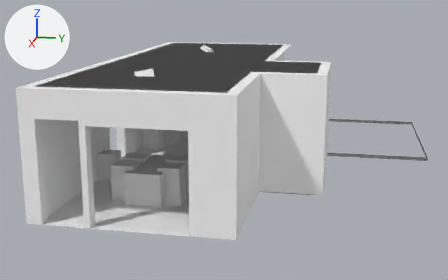
The glTF model dataset/1ad74b11-777a-4610-a249-7c5e044a0f01_LivingDiningRoom-10290/scene_bbox.glb as it was, and as the next commit left it.
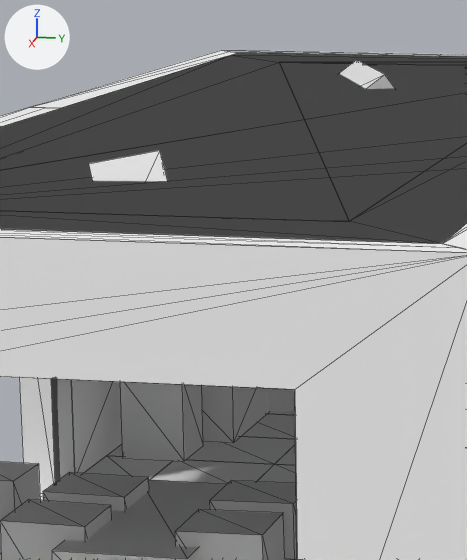
Each version is shown whole from a camera (50 mm lens) standing at (15.33, 4.36, 4.69) and looking at (-1.03, 1.09, 0.6), then close up on the part from 25% to 52% of the width and 10% to 63% of the height. The axes (+X, +Y, +Z) are drawn at upper left. The lights are the same throughout. The last two pictures show the newer version. The close-ups show mesh edges as thin lines. Where no turn or scale is listed for an object, it has been applied to the vertices.

The scene before the commit, as lines of its bpy script (objects in view):
```python
me_geometry_60 = bpy.data.meshes.new('geometry_60')
me_geometry_60.from_pydata(...)  # 12 vertices, 10 faces; spans x 4.41, y -1.94..2.41, z 0.0..2.8
me_geometry_60.materials.append(mat_defaultmaterial_060)
me_geometry_88 = bpy.data.meshes.new('geometry_88')
me_geometry_88.from_pydata(...)  # 8 vertices, 12 faces; spans x -4.45..-2.68, y -0.95..0.86, z 1.5..2.91
me_geometry_89 = bpy.data.meshes.new('geometry_89')
me_geometry_89.from_pydata(...)  # 8 vertices, 12 faces; spans x 1.595..2.913, y -0.337..0.432, z 1.624..2.95
ob_pendant_lamp_05093e55_7e29_56b2_be0d_c03878466c6c = bpy.data.objects.new('Pendant_Lamp_05093e55-7e29-56b2-be0d-c03878466c6c', me_geometry_89)
ob_pendant_lamp_05093e55_7e29_56b2_be0d_c03878466c6c.location = (0.0, 0.0, 0.0)
ob_pendant_lamp_90d98c64_06ca_59c1_b7bd_ee775ef1b0a5 = bpy.data.objects.new('Pendant_Lamp_90d98c64-06ca-59c1-b7bd-ee775ef1b0a5', me_geometry_88)
ob_pendant_lamp_90d98c64_06ca_59c1_b7bd_ee775ef1b0a5.location = (0.0, 0.0, 0.0)
ob_wallouter_20211590998297654_0 = bpy.data.objects.new('WallOuter_20211590998297654/0', me_geometry_60)
ob_wallouter_20211590998297654_0.location = (0.0, 0.0, 0.0)
# also in view: 'Floor_102901590998297418/0' at (-0.87, 0.87, 0.0); 'Three_Seat_Multi_person_sofa_c442c7fc-4f15-5390-8ee0-4acac10f6561' at (-3.54, -1.27, 0.43); 'Dining_Chair_87bff490-6144-551b-a858-055b0d400707' at (1.86, -0.45, 0.42); 'WallInner_27401590998296344/0' at (-3.54, -1.7, 1.4); 'Corner_Side_Table_39413920-013f-5123-8fb3-350bd6e0b46c' at (1.01, -1.47, 0.33)
```
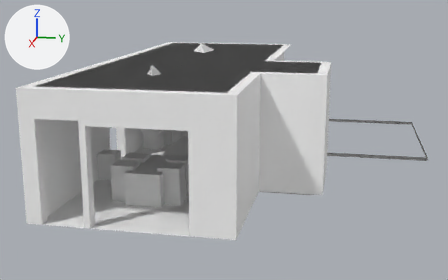
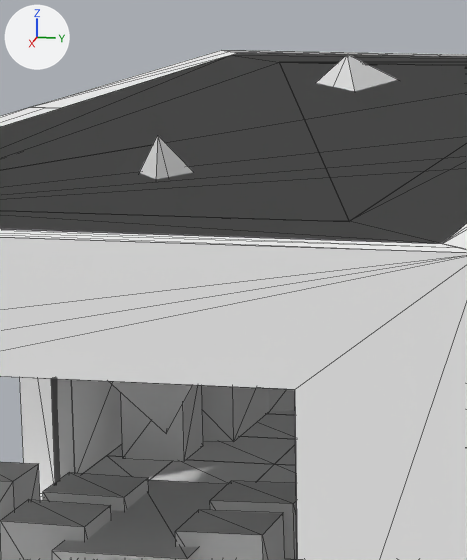
Where the newer file only moved an object's origin or applied its transform, the numbers keep the older frame.

Boxes [x1, y1, x2, y2] around the edits, measured in the close-ups (467 x 560 px):
'Pendant_Lamp_05093e55-7e29-56b2-be0d-c03878466c6c', reshaped: before [89, 150, 167, 181]; after [109, 135, 193, 433]
'Pendant_Lamp_90d98c64-06ca-59c1-b7bd-ee775ef1b0a5', reshaped: before [340, 60, 394, 89]; after [316, 54, 398, 91]

What changed in the scene script:
```text
Change me_geometry_88:
    used by ob_pendant_lamp_90d98c64_06ca_59c1_b7bd_ee775ef1b0a5; location = (0.0, 0.0, 0.0)
    remove me_geometry_88.from_pydata(...)  # 8 vertices, 12 faces; spans x -4.45..-2.68, y -0.95..0.86, z 1.5..2.91
    add me_geometry_88.from_pydata(...)  # 8 vertices, 12 faces; spans x -4.48..-2.28, y -0.72..0.99, z 1.47..3.04
    me_geometry_88 part 1
    me_geometry_88.vertices[0].co: (-3.0, 0.31, 2.91) -> (-2.28, 0.29, 2.58)  # pixel (384, 74) -> not seen
    me_geometry_88.vertices[1].co: (-4.22, -0.2, 2.91) -> (-3.34, 0.99, 2.04)  # pixel (356, 59) -> not seen
    me_geometry_88.vertices[2].co: (-2.68, -0.44, 2.31) -> (-3.25, -0.05, 3.04)  # not seen -> pixel (347, 54)
    me_geometry_88.vertices[3].co: (-3.91, -0.95, 2.31) -> (-4.31, 0.65, 2.5)
    me_geometry_88.vertices[4].co: (-3.23, 0.86, 2.1) -> (-2.45, -0.37, 2.01)
    me_geometry_88.vertices[5].co: (-4.45, 0.34, 2.1) -> (-3.51, 0.33, 1.47)
    me_geometry_88.vertices[6].co: (-2.91, 0.1, 1.5) -> (-3.42, -0.72, 2.47)
    me_geometry_88.vertices[7].co: (-4.13, -0.41, 1.5) -> (-4.48, -0.02, 1.93)
Change me_geometry_89:
    used by ob_pendant_lamp_05093e55_7e29_56b2_be0d_c03878466c6c; location = (0.0, 0.0, 0.0)
    remove me_geometry_89.from_pydata(...)  # 8 vertices, 12 faces; spans x 1.595..2.913, y -0.337..0.432, z 1.624..2.95
    add me_geometry_89.from_pydata(...)  # 8 vertices, 12 faces; spans x 1.604..2.669, y -0.271..0.467, z 1.252..3.035
    me_geometry_89 part 2
    me_geometry_89.vertices[0].co: (2.348, -0.021, 1.624) -> (1.897, -0.271, 2.452)
    me_geometry_89.vertices[1].co: (2.913, 0.05, 2.424) -> (2.427, -0.161, 1.636)
    me_geometry_89.vertices[2].co: (1.741, -0.337, 2.08) -> (2.139, 0.098, 3.035)  # not seen -> pixel (157, 135)
    me_geometry_89.vertices[3].co: (2.307, -0.266, 2.881) -> (2.669, 0.208, 2.219)  # pixel (88, 163) -> not seen
    me_geometry_89.vertices[4].co: (2.201, 0.361, 1.693) -> (1.604, -0.012, 2.068)
    me_geometry_89.vertices[5].co: (2.767, 0.432, 2.494) -> (2.134, 0.098, 1.252)  # not seen -> pixel (166, 433)
    me_geometry_89.vertices[6].co: (1.595, 0.046, 2.15) -> (1.846, 0.357, 2.651)
    me_geometry_89.vertices[7].co: (2.16, 0.117, 2.95) -> (2.376, 0.467, 1.835)  # pixel (160, 150) -> not seen
```
